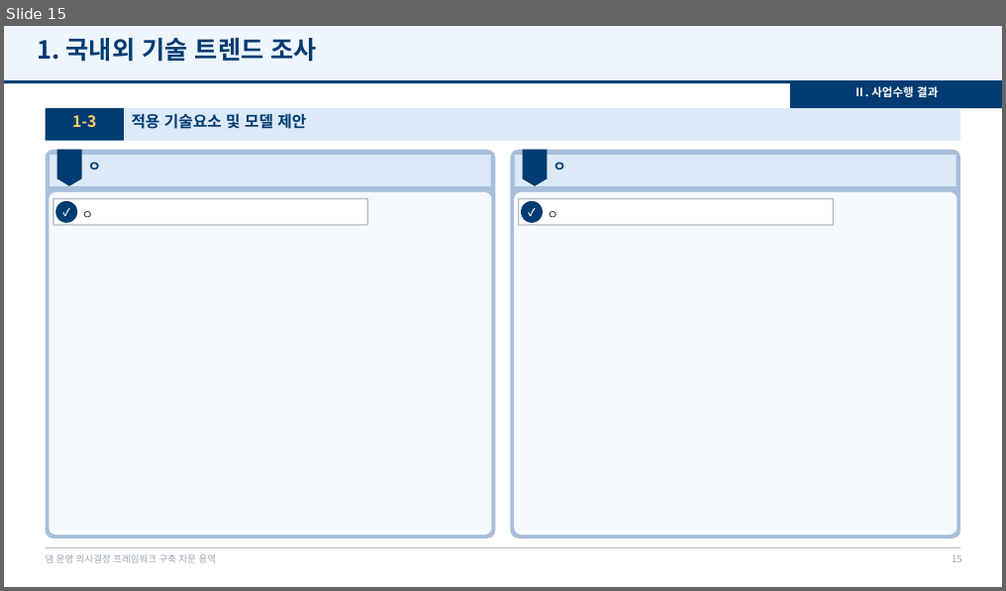
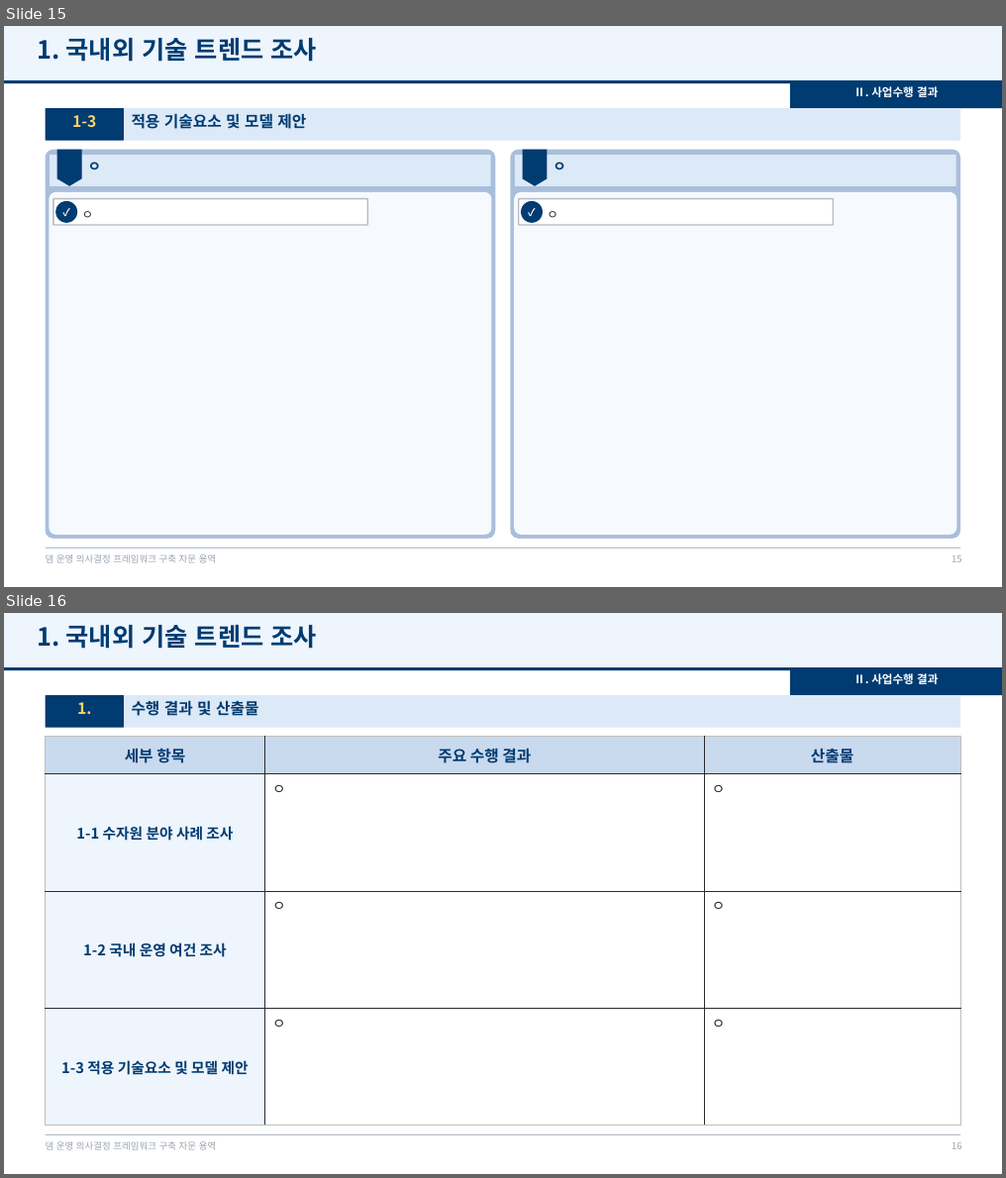
Before and after one commit to mkm1119/KGRAG-LLM, a slide deck: project_khnp/2026.12.09_최종보고회_발표자료_템플릿.pptx. Shown one above the other, each under a label of ours: slide 15 before the commit, slides 15 and 16 after it. The pictures are 1006x591 and 1006x1178 pixels, drawn with LibreOffice and Linux fonts; fonts in the diff are those of the drawing; background and template pictures are left out. Boxes give left, top, right and bottom in pixels: in the first picture for what was removed or moved away, otherwise in the second. Text is boxed around its words. In the diff, an @@ line names an element or a change of style, - is before the commit and + after.

```diff
--- a/project_khnp/2026.12.09_최종보고회_발표자료_템플릿.pptx
+++ b/project_khnp/2026.12.09_최종보고회_발표자료_템플릿.pptx
@@ slide 16 added at (4,613,1002,1174), background #FFFFFF; not listed: 4 template elements that a slide beside it also shows @@
@@ text added at (38,625,316,649), 24 pt, text #003B71, bold @@
+1. 국내외 기술 트렌드 조사
@@ rectangle added at (790,670,1002,695), fill #003B71 @@
@@ rounded rectangle added at (46,695,960,728), fill #DCE9F7 @@
@@ rounded rectangle added at (46,695,124,728), fill #003B71 @@
@@ text added at (132,700,258,716), 15 pt, text #003B71, bold @@
+수행 결과 및 산출물
@@ text added at (853,673,938,684), 11 pt, text #FFFFFF, bold @@
+Ⅱ. 사업수행 결과
@@ text added at (77,702,91,714), 15 pt, text #FFD166, bold @@
+1.
@@ table added at (46,737,960,1126), 4 rows, 3 columns @@
+세부 항목 | 주요 수행 결과 | 산출물
+1-1 수자원 분야 사례 조사 | ㅇ | ㅇ
+1-2 국내 운영 여건 조사 | ㅇ | ㅇ
+1-3 적용 기술요소 및 모델 제안 | ㅇ | ㅇ
@@ page number added at (951,1143,961,1150), 9 pt, text #9AA5B1 @@
+16
```
Also in this commit, not shown: 1 slide changed, 3 other slides added, 1 other file.
